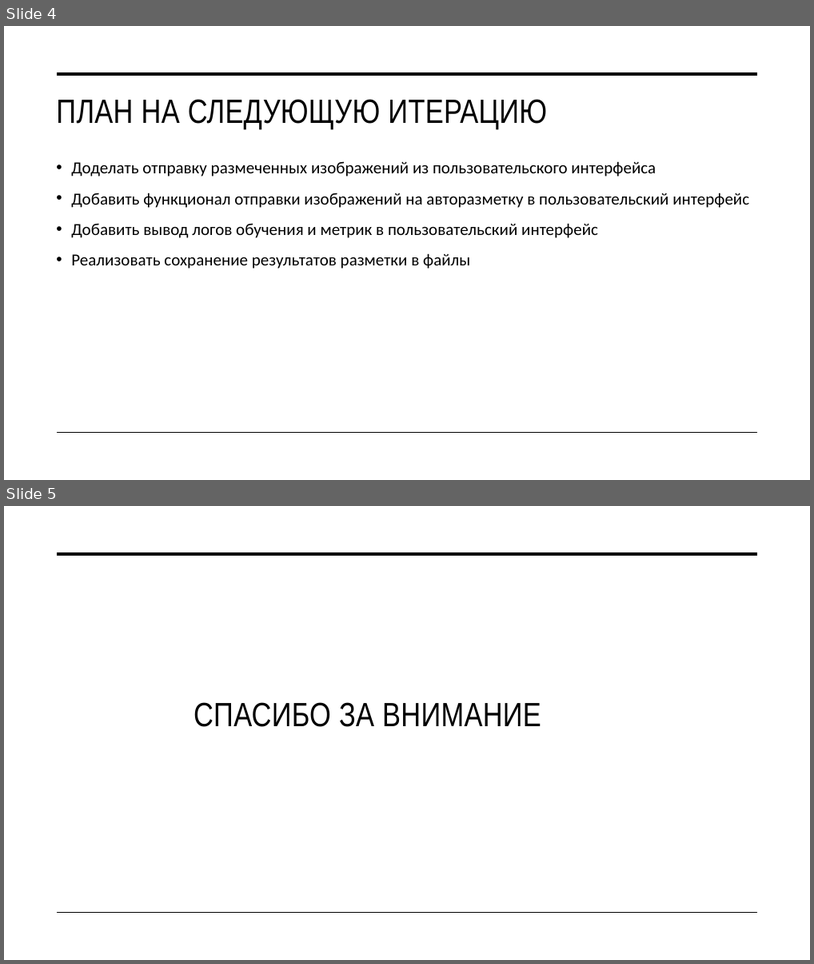
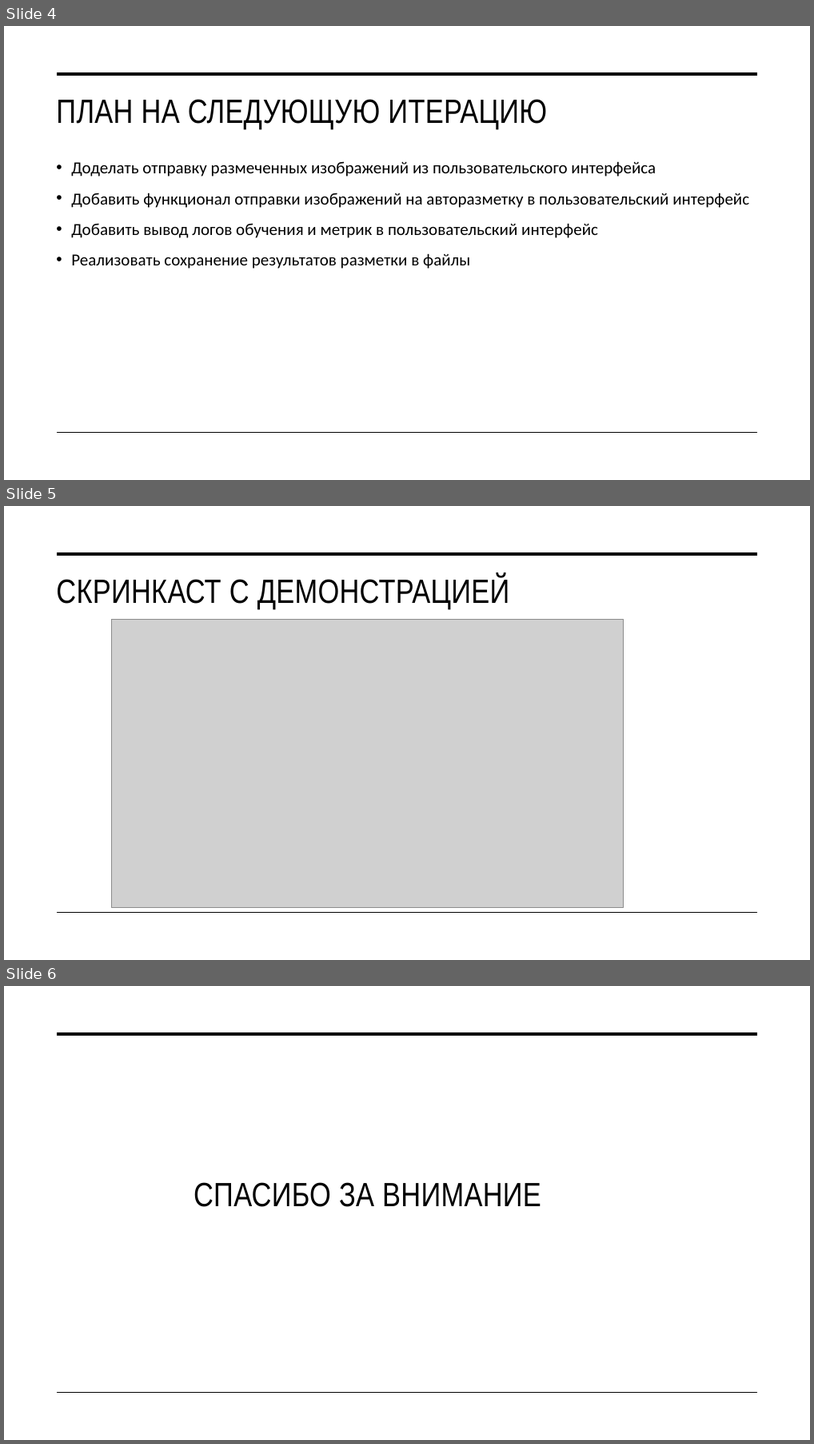
Before and after one commit to moevm/mse1h2026-markup-web, a slide deck: docs/iter_2.pptx. Shown one above the other, each under a label of ours: slides 4 and 5 before the commit, slides 4, 5 and 6 after it. The pictures are 814x964 and 814x1444 pixels, drawn with LibreOffice and Linux fonts; fonts in the diff are those of the drawing; grey boxes stand for pictures. Boxes give left, top, right and bottom in pixels: in the first picture for what was removed or moved away, otherwise in the second. Text is boxed around its words. In the diff, an @@ line names an element or a change of style, - is before the commit and + after.

```diff
--- a/docs/iter_2.pptx
+++ b/docs/iter_2.pptx
@@ slide 5 added at bbox=[4, 506, 810, 960], background #FFFFFF; not listed: 2 template elements that a slide beside it also shows @@
@@ title added at bbox=[56, 576, 510, 609], 40 pt, text #000000 @@
+СКРИНКАСТ С ДЕМОНСТРАЦИЕЙ
@@ picture added at bbox=[111, 619, 623, 907] @@
@@ what was slide 5 is now slide 6 @@
```
Also in this commit, not shown: 1 other file.
